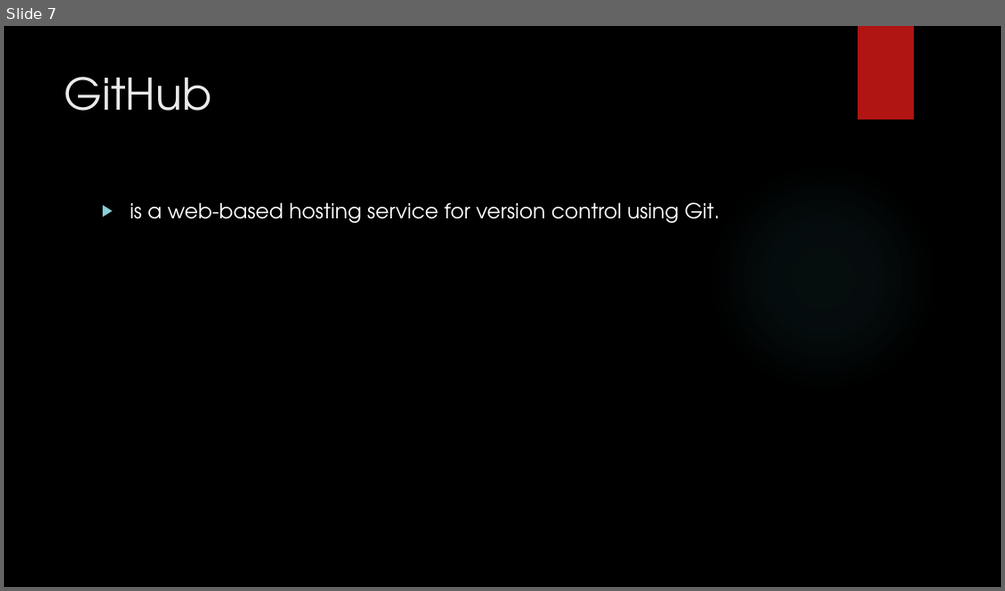
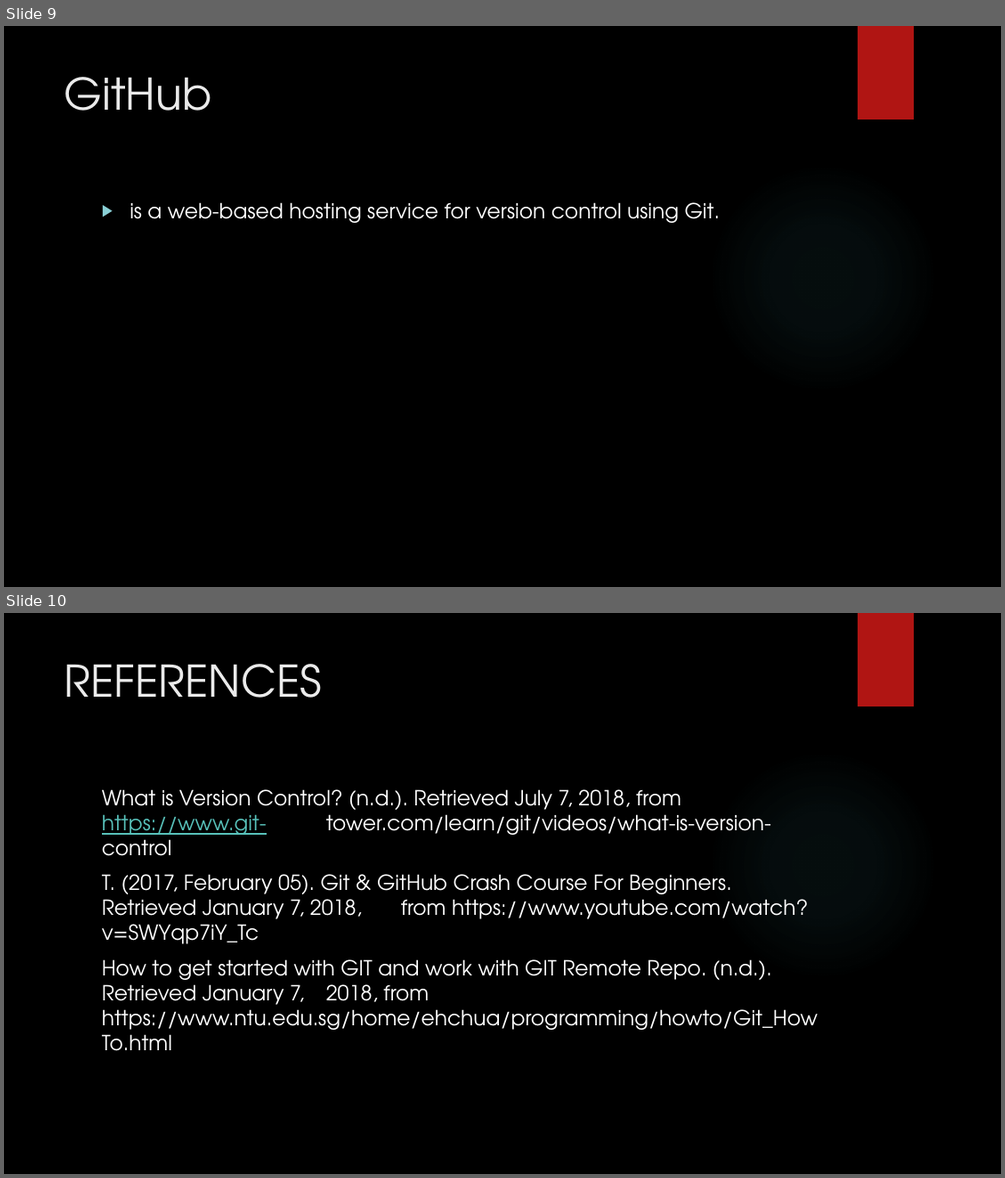
Before and after one commit to vmmunoz4/CS319-FinalProject, a slide deck: Git_Presentation.pptx. Shown one above the other, each under a label of ours: slide 7 before the commit, slides 9 and 10 after it. The pictures are 1005x591 and 1005x1178 pixels, drawn with LibreOffice and Linux fonts; fonts in the diff are those of the drawing; background and template pictures are left out. Boxes give left, top, right and bottom in pixels: in the first picture for what was removed or moved away, otherwise in the second. Text is boxed around its words. In the diff, an @@ line names an element or a change of style, - is before the commit and + after.

Commit message:
Added slides explaining what is version control with images

```diff
--- a/Git_Presentation.pptx
+++ b/Git_Presentation.pptx
@@ slide 10 added at (4, 613, 1001, 1174), background picture (left out); not listed: 2 template elements that a slide beside it also shows @@
@@ title added at (65, 664, 322, 698), 42 pt, text #EBEBEB @@
+REFERENCES
@@ text added at (102, 789, 817, 1051), 20 pt, text #FFFFFF @@
+What is Version Control? (n.d.). Retrieved July 7, 2018, from https://www.git- tower.com/learn/git/videos/what-is-version-control
+T. (2017, February 05). Git & GitHub Crash Course For Beginners. Retrieved January 7, 2018, from https://www.youtube.com/watch?v=SWYqp7iY_Tc
+How to get started with GIT and work with GIT Remote Repo. (n.d.). Retrieved January 7, 2018, from https://www.ntu.edu.sg/home/ehchua/programming/howto/Git_HowTo.html
@@ what was slide 7 is now slide 9 @@
```
Also in this commit, not shown: 1 slide changed, 2 other slides added, 1 other file.
